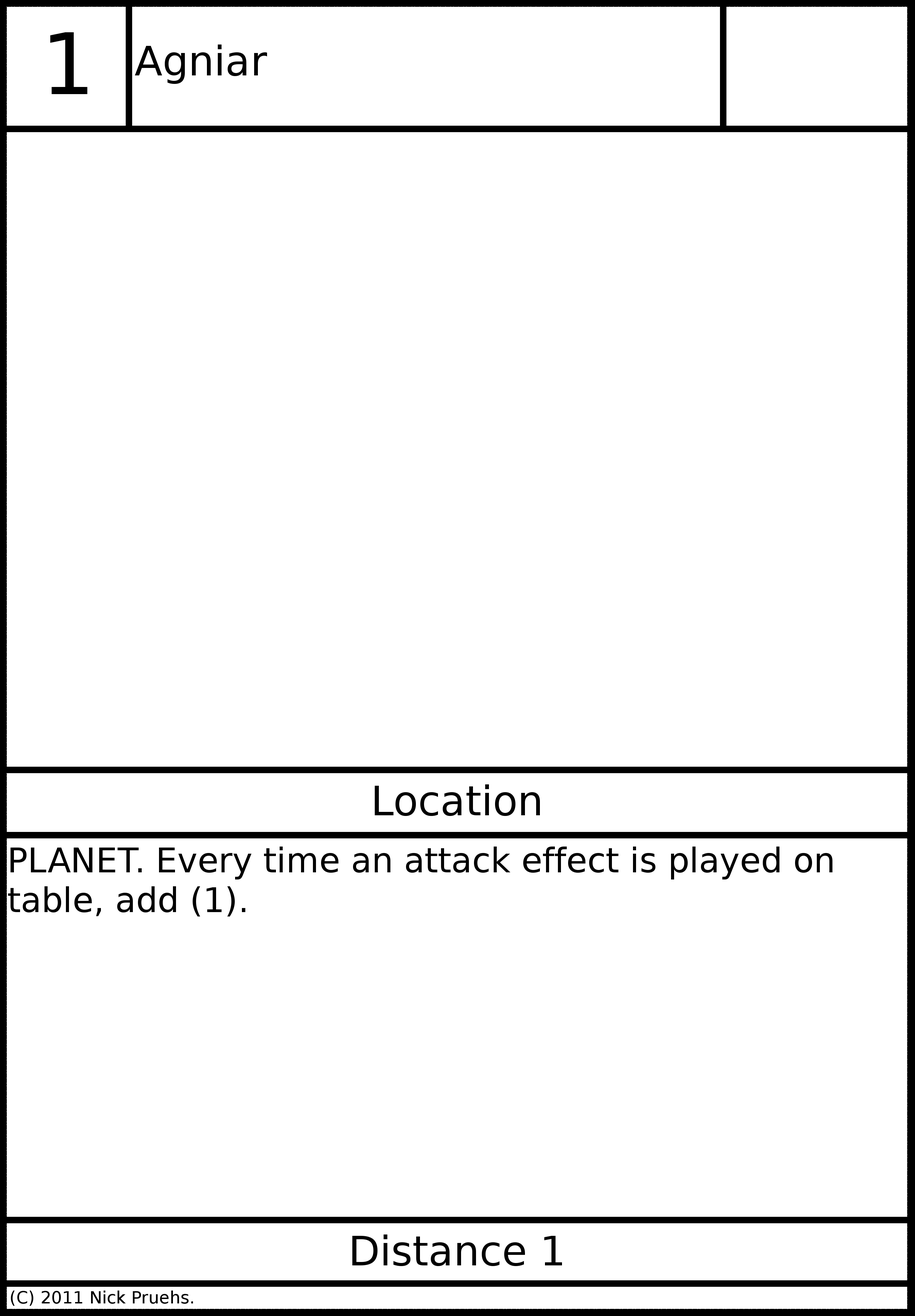
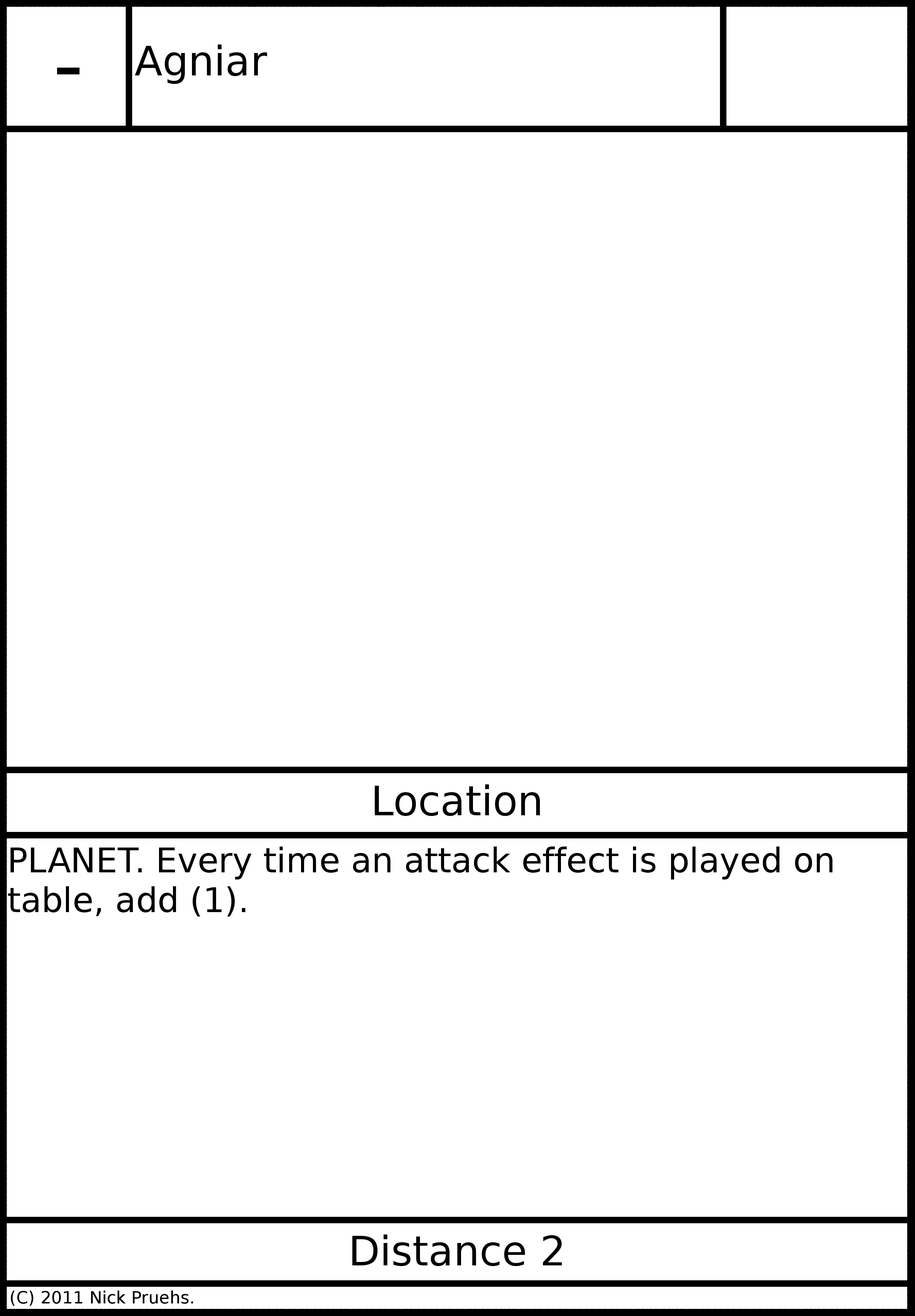
Layers edited between the first and the second w=915, h=1316 image:
painted on "Threat" over [50, 32, 88, 95]
painted on "Distance" over [542, 1234, 562, 1266]
